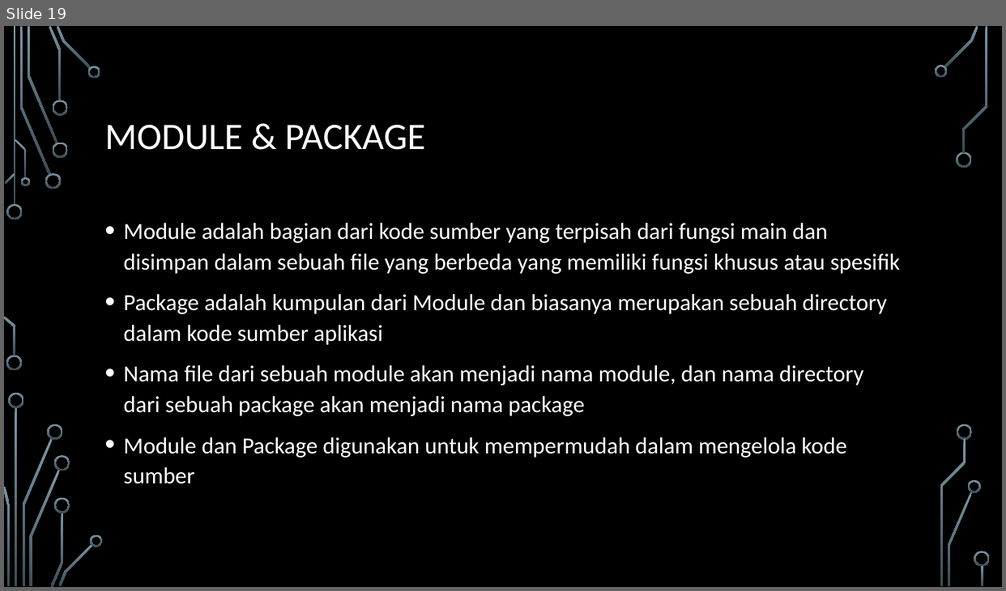
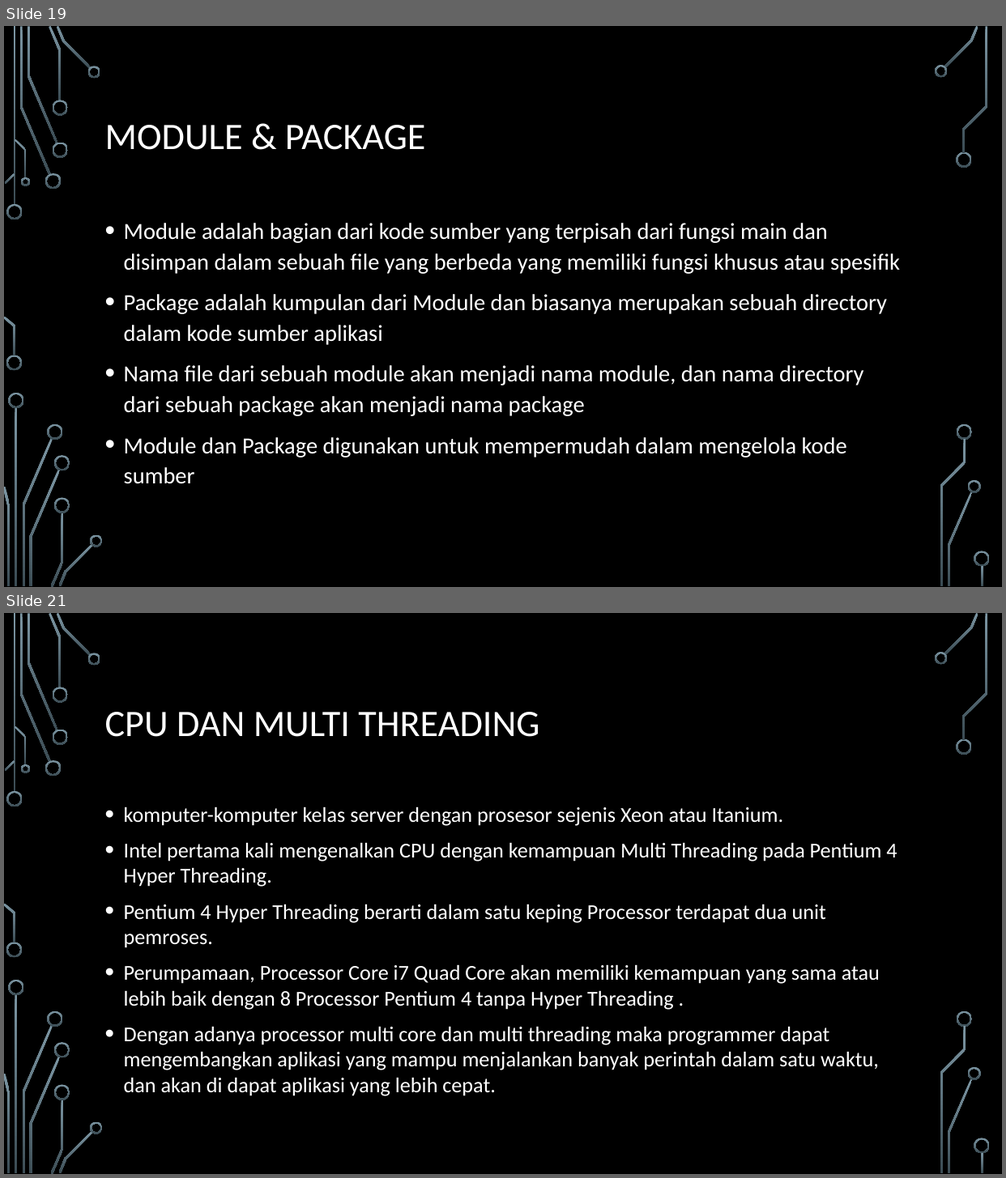
Before and after one commit to hendrawash/ClientServer1, a slide deck: CLIENT SERVER 1.pptx. Shown one above the other, each under a label of ours: slide 19 before the commit, slides 19 and 21 after it; the slides between them are not shown. The pictures are 1006x591 and 1006x1178 pixels, drawn with LibreOffice and Linux fonts; fonts in the diff are those of the drawing; background and template pictures are left out. Boxes give left, top, right and bottom in pixels: in the first picture for what was removed or moved away, otherwise in the second. Text is boxed around its words. In the diff, an @@ line names an element or a change of style, - is before the commit and + after.

Commit message:
Multi Thread

```diff
--- a/CLIENT SERVER 1.pptx
+++ b/CLIENT SERVER 1.pptx
@@ slide 21 added at [4, 613, 1002, 1174], background picture (left out); not listed: 36 template elements that a slide beside it also shows @@
@@ title added at [105, 712, 539, 737], 36 pt, text #FFFFFF @@
+CPU DAN MULTI THREADING
@@ text added at [124, 807, 897, 1097], 20.4 pt, text #FFFFFF @@
+• komputer-komputer kelas server dengan prosesor sejenis Xeon atau Itanium.
+• Intel pertama kali mengenalkan CPU dengan kemampuan Multi Threading pada Pentium 4 Hyper Threading.
+• Pentium 4 Hyper Threading berarti dalam satu keping Processor terdapat dua unit pemroses.
+• Perumpamaan, Processor Core i7 Quad Core akan memiliki kemampuan yang sama atau lebih baik dengan 8 Processor Pentium 4 tanpa Hyper Threading .
+• Dengan adanya processor multi core dan multi threading maka programmer dapat mengembangkan aplikasi yang mampu menjalankan banyak perintah dalam satu waktu, dan akan di dapat aplikasi yang lebih cepat.
```
Also in this commit, not shown: 2 other slides added, 2 other files.
